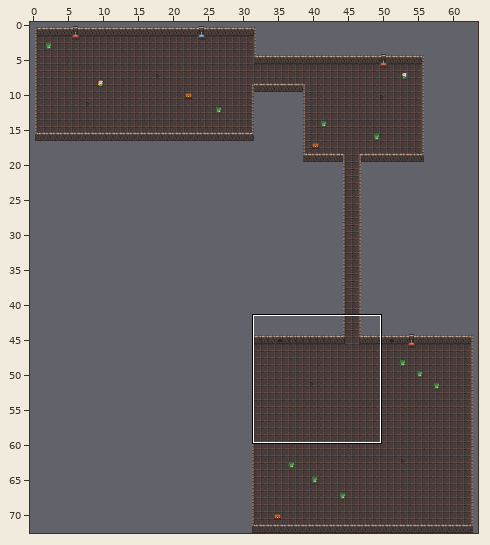
Two states of a Tiled map, resources/dungeon-01.tmx. Above, an overview of the earlier version with the close-up marked.
Close-up. The starting point:
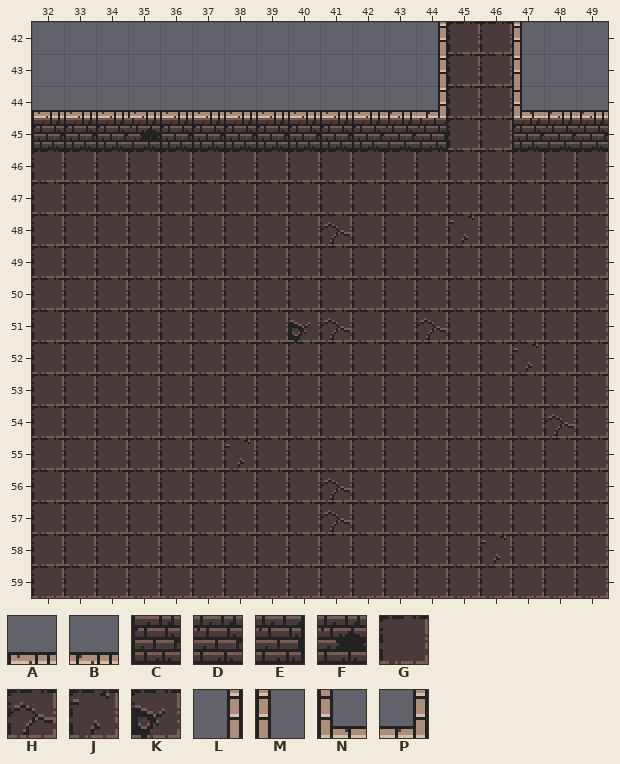
Cells are 16x16 px. Shown: x 32..49, y 42..59. The commit also changed other parts of the map, which this record leaves out.
Key: from "dungeon": A 1, B 2, C 33, D 34, E 35, F 99, G 129, H 130, J 131, K 161, L 256, M 257, N 290, P 291.
_ is an empty cell.
Layer "Ground" before, first column x 32:
42 _____________GG___
43 _____________GG___
44 _____________GG___
45 _____________GG___
46 GGGGGGGGGGGGGGGGGG
47 GGGGGGGGGGGGGGGGGG
48 GGGGGGGGGHGGGJGGGG
49 GGGGGGGGGGGGGGGGGG
50 GGGGGGGGGGGGGGGGGG
51 GGGGGGGGKHGGHGGGGG
52 GGGGGGGGGGGGGGGJGG
53 GGGGGGGGGGGGGGGGGG
54 GGGGGGGGGGGGGGGGHG
55 GGGGGGJGGGGGGGGGGG
56 GGGGGGGGGHGGGGGGGG
57 GGGGGGGGGHGGGGGGGG
58 GGGGGGGGGGGGGGJGGG
59 GGGGGGGGGGGGGGGGGG
Layer "Walls" before, first column x 32:
42 ____________L__M__
43 ____________L__M__
44 AAAAAAAAAAABP__NBB
45 CCCFCCCCCCCDE__CDD
46 __________________
47 __________________
48 __________________
49 __________________
50 __________________
51 __________________
52 __________________
53 __________________
54 __________________
55 __________________
56 __________________
57 __________________
58 __________________
59 __________________
The same view after the edit:
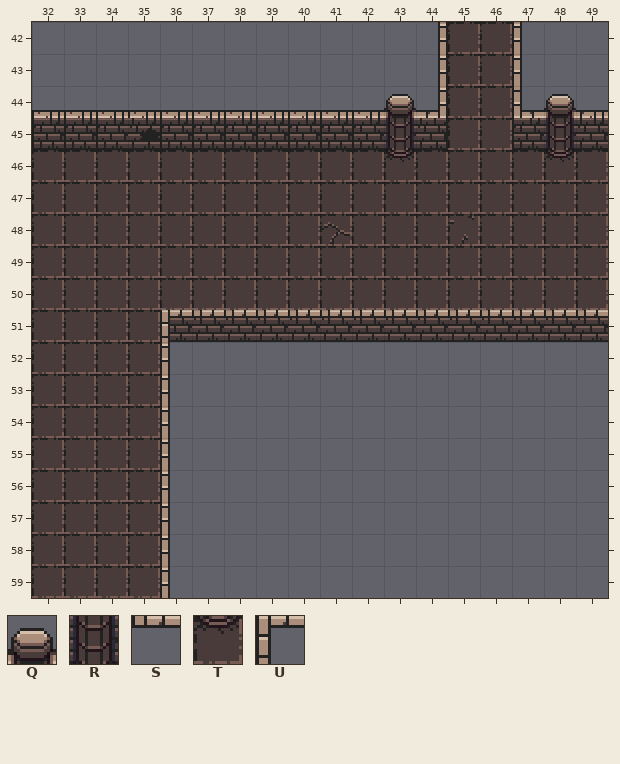
Further tiles: from "dungeon": Q 166, R 198, S 226 flipped up-down, T 230, U 290 flipped up-down.
From old to new:
Changed rows in their new state; . is an unchanged cell.
Layer "Ground":
first column x 36:
51 DDDDDDDDDDDDDD
52 ______________
53 ______________
54 ______________
55 ______________
56 ______________
57 ______________
58 ______________
59 ______________
Layer "Walls":
first column x 43:
44 Q....Q
45 R....R
46 T....T
first column x 36:
51 USSSSSSSSSSSSS
52 M.............
53 M.............
54 M.............
55 M.............
56 M.............
57 M.............
58 M.............
59 M.............
Changed places in both close-ups, as pixel boxes (x1, y1, x2, y2):
changed: (384, 94, 416, 170)
changed: (544, 94, 576, 170)
changed: (160, 310, 608, 598)
